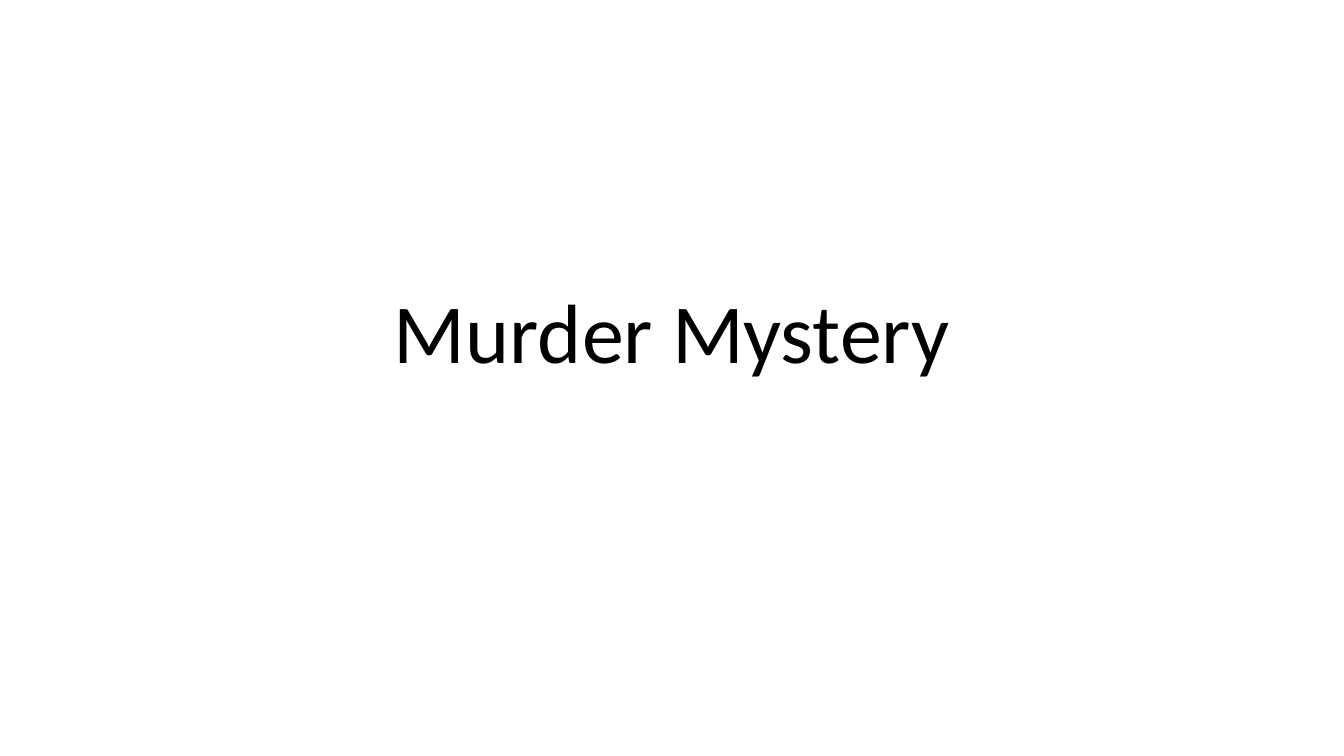
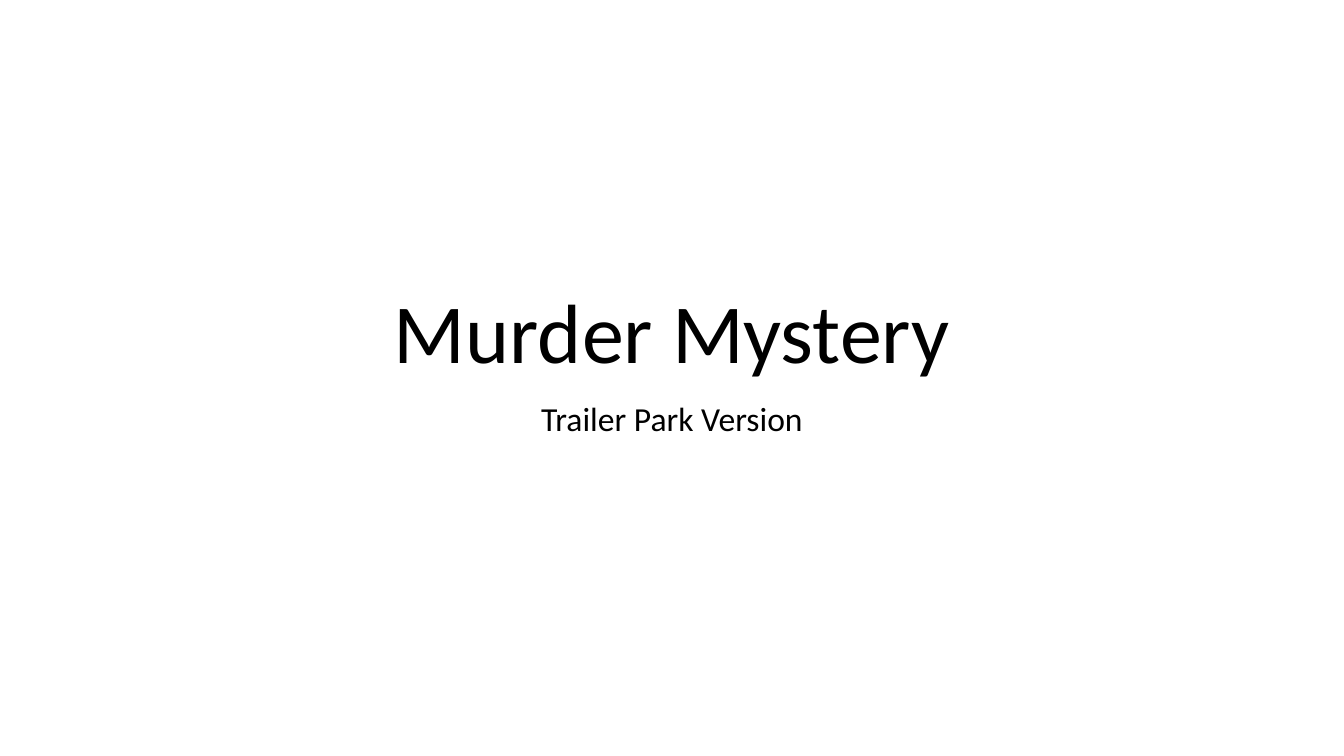
Before and after one commit to jdellamag/murder-mystery, a slide deck: slide 1 of Murder Mystery v1.pptx. Drawn at 1344x756 pixels with LibreOffice and Linux fonts; fonts in the diff are those of the drawing. Boxes give left, top, right and bottom in pixels: in the first picture for what was removed or moved away, otherwise in the second. Text is boxed around its words. In the diff, an @@ line names an element or a change of style, - is before the commit and + after.

```diff
--- a/Murder Mystery v1.pptx
+++ b/Murder Mystery v1.pptx
@@ subtitle added at (541, 407, 802, 432), 24 pt, text #000000 @@
+Trailer Park Version
```
Also in this commit, not shown: 3 slides added.
